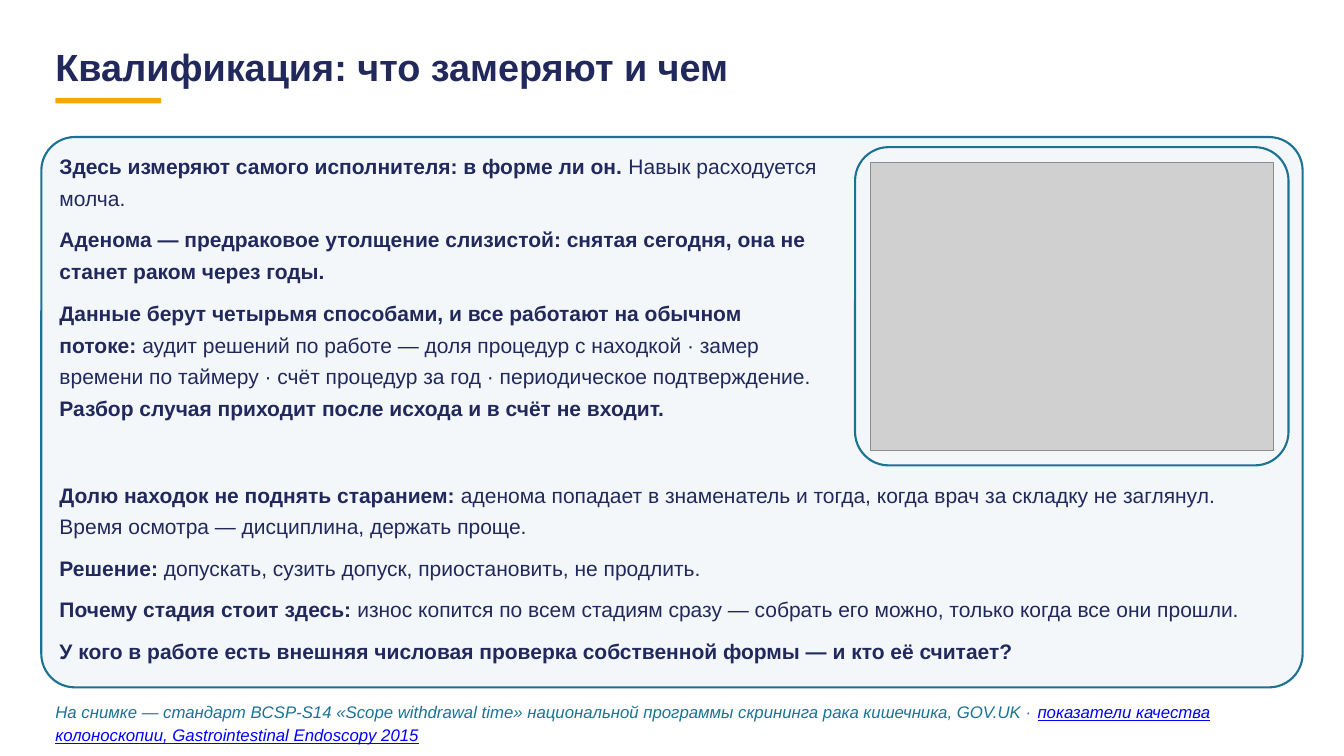
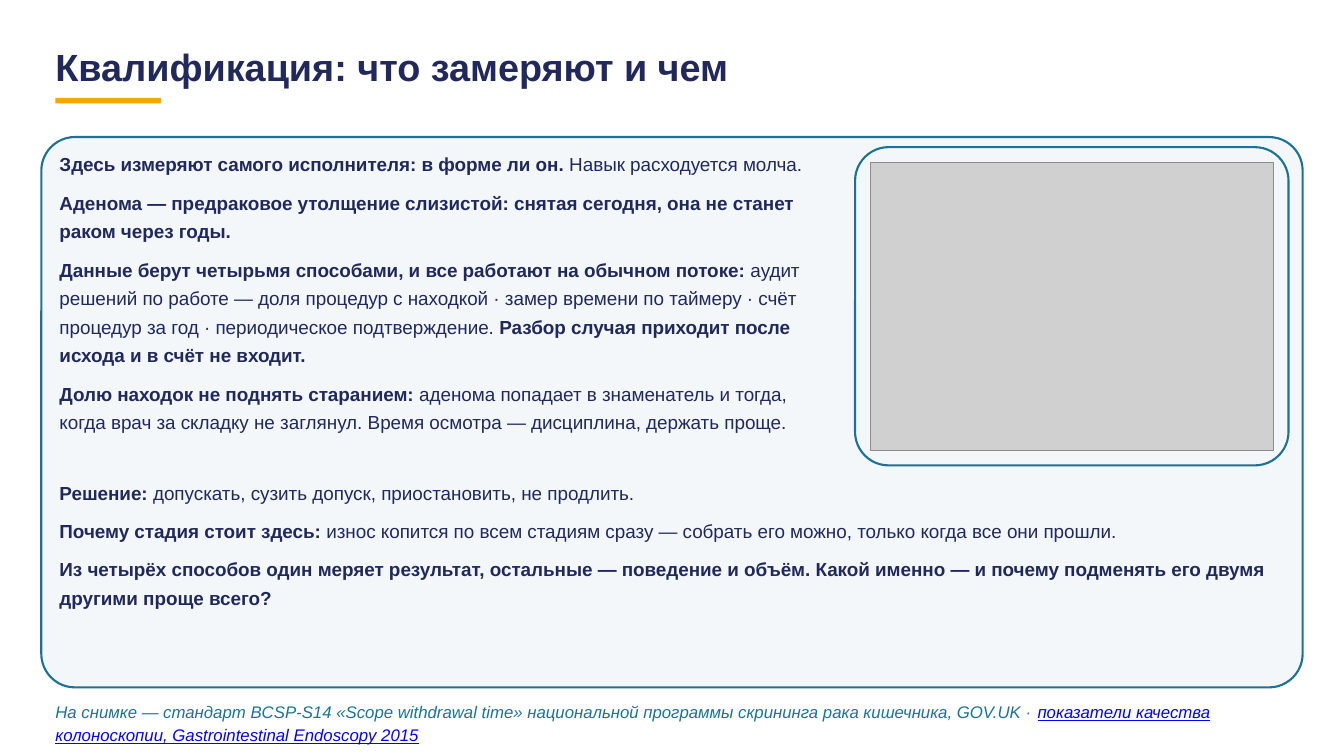
Before and after one commit to tellina-study/AI-usage-lessons, a slide deck: slide 73 of library/lectures/lec-07/rework/deck/lec-07-karkas.pptx (slide 71 before the commit). Drawn at 1344x756 pixels with LibreOffice and Linux fonts; fonts in the diff are those of the drawing; grey boxes stand for pictures. Boxes give left, top, right and bottom in pixels: in the first picture for what was removed or moved away, otherwise in the second. Text is boxed around its words. In the diff, an @@ line names an element or a change of style, - is before the commit and + after.

```diff
--- a/library/lectures/lec-07/rework/deck/lec-07-karkas.pptx
+++ b/library/lectures/lec-07/rework/deck/lec-07-karkas.pptx
@@ text at (59, 157, 802, 366): size 15 to 13.5 pt in "Здесь измеряют самого исполнителя: в форме ли ...", "Аденома — предраковое утолщение слизистой: снятая сегодня, ...", "Данные берут четырьмя способами, и все работают ..." @@
@@ text at (59, 388, 787, 433): paragraph added @@
+Долю находок не поднять старанием: аденома попадает в знаменатель и тогда, когда врач за складку не заглянул. Время осмотра — дисциплина, держать проще.
@@ text at (59, 488, 1215, 539): paragraph removed @@
-Долю находок не поднять старанием: аденома попадает в знаменатель и тогда, когда врач за складку не заглянул. Время осмотра — дисциплина, держать проще.
@@ text at (59, 487, 1117, 542): size 15 to 13.5 pt in "Решение: допускать, сузить допуск, приостановить, не продлит ...", "Почему стадия стоит здесь: износ копится по ..."; less space between paragraphs @@
@@ text at (59, 562, 1264, 609): text changed; size 15 to 13.5 pt @@
-У кого в работе есть внешняя числовая проверка собственной формы — и кто её считает?
+Из четырёх способов один меряет результат, остальные — поведение и объём. Какой именно — и почему подменять его двумя другими проще всего?
```
Also in this commit, not shown: 15 other slides changed, 3 slides added, 43 other files.
